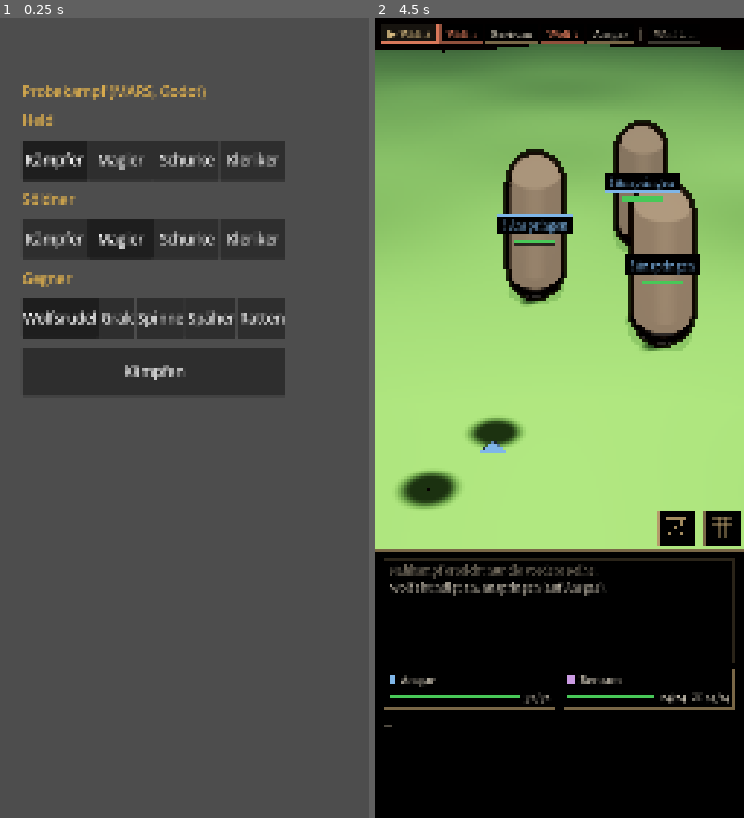
Above: before the commit, frames 1-2 (left to right).
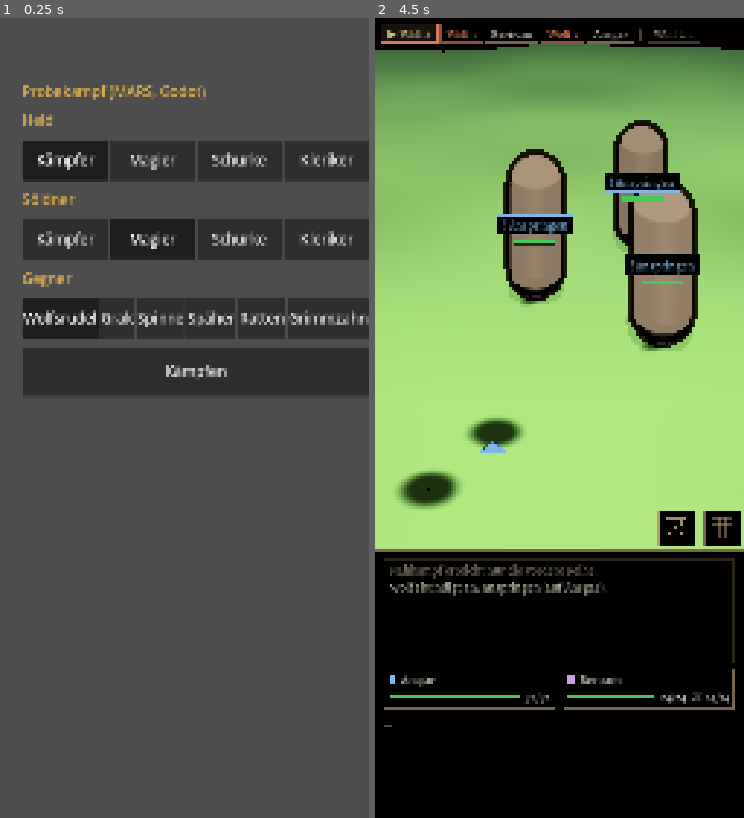
Above: after the commit, the same moments.

Repository: tramour-cmyk/androidapp_rpg_bornim
Game: Godot game, scene res://kampf/probe.tscn
The game is run twice, just before and just after one commit, with the same random seed, the same clock (stepped at 60 frames per second) and the same inputs.
Inputs:
- Up to frame 1 (0.25 s): no input
- Up to frame 2 (4.5 s): click "Wolfsrudel" at 0.5 s; click "Grak" at 1.25 s; click "Spinne" at 2 s; click "Späher" at 2.75 s; click "Ratten" at 3.5 s; click "Kämpfen" at 4.25 s

The runs differ from the first frame. In frame 1, 6.2% of the frame differs, in the area x 7-100%, y 15-48%; in frame 2, nothing differs.

Commit message:
348.7: Grimmzahn (dire_wolf) Runden 1–4 aus wolf.py (ART=dire_wolf)
Felle schwarz und schimmer wie WolfArt ALPHA/SHIMMER_ALPHA, 1,3-fach als Knotenmaßstab im Modell (1,45 wie alt stand
im Kampfort mannshoch, Prüfer Runde 2), drei Krallennarben und tief zerrissenes Ohr auf der Seite zur Kamera, kleines
rotes Auge; Helligkeit schwarz 2,0 (1,26: Rumpf 11 gegen alt 52; 2,6: 53, heller als die Wache).
Probekampf „Grimmzahn“: allein vorn, zwei Wölfe der Leibwache hinten (Regeln noch die des Wolfs, Name aus Monsters.kt);
figur.gd ART_GROESSE für Schatten, Kopf, Mitte; Probe GEGNER=GRIMM, GRIMMFELL=schimmer; Workflow baut dire_wolf.

Co-Authored-By: Claude Opus 5.5 <noreply@anthropic.com>
Claude-Session: https://claude.ai/code/session_01MPfexkgAvVDxqbgqfMTxdh

Diff:
--- a/godot/kampf/figur.gd
+++ b/godot/kampf/figur.gd
@@ -22,6 +22,10 @@
 static var ersatz_art := ""
 static func ersatz() -> String:
 	return OS.get_environment("ERSATZ") if OS.has_environment("ERSATZ") else ersatz_art
+## 348.7 Grimmzahn: im Probekampf „Grimmzahn“ trägt der Wolf „grimm“ dessen Modell (Regeln noch die des Wolfs)
+const GRIMM := "grimm"
+## Größe im Modell gegen den Wolf (Knotenmaßstab der .glb, wolf.py ART=dire_wolf): Schatten, Kopf, Mitte wachsen mit, das Modell nicht noch einmal
+const ART_GROESSE := {"dire_wolf": 1.3}
 const ALIAS := {"Biss": "Hauer", "Sprung": "Ansturm", "Lefzen": "Schnauben", "Heulen": "Drohen"}
 # Chef 25.10., 08:57 (2): halb seitlich (−35°) sah er aus, als wolle er weglaufen; jetzt fast zum Gegner
 const WOLF_TURN := -12.0
@@ -47,7 +51,7 @@
 	kampfort = k
 	model = _load_model()
 	add_child(model)
-	model.scale = Vector3.ONE * _scale()
+	model.scale = Vector3.ONE * _scale() / ART_GROESSE.get(art(), 1.0)
 	if fighter.monster == null:
 		_arm()
 	else:
@@ -147,13 +151,22 @@
 func _scale() -> float:
 	if fighter.monster == null:
 		return 0.01     # held.glb der Probe ist in Zentimetern; Meter liefert Tom mit 348.6 (Modellregel 1)
-	return kampfort.foe_scale(fighter)
+	return kampfort.foe_scale(fighter) * ART_GROESSE.get(art(), 1.0)
+
+
+## Welches Tier diese Figur zeigt: Grimmzahn, sonst der Ersatz der Probe („“ = Wolf)
+func art() -> String:
+	if fighter.monster != null and fighter.id == GRIMM:
+		return "dire_wolf"
+	return ersatz()
 
 
 func _model_path() -> String:
 	if fighter.monster == null:
 		return "res://kampf/daten/held.bin"
 	if fighter.monster.id == Mars.WOLF:
+		if art() == "dire_wolf":     # GRIMMFELL=schimmer: die seltene Schimmervariante
+			return "res://kampf/daten/dire_wolf-%s.bin" % (OS.get_environment("GRIMMFELL") if OS.has_environment("GRIMMFELL") else "schwarz")
 		var n: int = maxi(fighter.nr, 1) - 1
 		var art := ersatz()
 		if ERSATZ_FELLE.has(art):
--- a/godot/kampf/probe.gd
+++ b/godot/kampf/probe.gd
@@ -9,7 +9,7 @@
 const Figur = preload("res://kampf/figur.gd")
 const CLASSES := ["FIGHTER", "WIZARD", "ROGUE", "CLERIC"]
 const NAMES := {"FIGHTER": "Kämpfer", "WIZARD": "Magier", "ROGUE": "Schurke", "CLERIC": "Kleriker"}
-const FOES := {"WOLVES": "Wolfsrudel", "GRAK": "Grak", "SPIDER": "Spinne", "SCOUT": "Späher", "RATS": "Ratten"}
+const FOES := {"WOLVES": "Wolfsrudel", "GRAK": "Grak", "SPIDER": "Spinne", "SCOUT": "Späher", "RATS": "Ratten", "GRIMM": "Grimmzahn"}
 
 var tables: Dictionary
 var hero_cls := "FIGHTER"
@@ -51,7 +51,7 @@
 	hero_cls = "CLERIC"
 	still_name = "Mira"
 	merc_cls = "FIGHTER"
-	foe = "WOLVES"
+	foe = OS.get_environment("GEGNER") if OS.has_environment("GEGNER") else "WOLVES"     # GEGNER=GRIMM, RATS …
 	_start.call_deferred(7)
 	await get_tree().create_timer(2.5).timeout
 	# wie im alten Bild: der Held ist dran, die Knöpfe stehen (höchstens 10 s warten)
@@ -248,6 +248,9 @@
 		"SCOUT": [["gob1", Mars.CALLED, Vector2i(0, 0)], ["scout", Mars.SCOUT, Vector2i(1, 0)]],
 		# 348.9: drei Riesenratten im Aussehen, Regeln noch die des Wolfs (Ratte in MARS fehlt noch)
 		"RATS": [["wolf1", Mars.WOLF, Vector2i(0, 0)], ["wolf2", Mars.WOLF, Vector2i(0, 1)], ["wolf3", Mars.WOLF, Vector2i(1, 0)]],
+		# 348.7: Grimmzahn allein vorn, zwei Wölfe seiner Leibwache (Packs.kt guard) hinten an den Seiten; im Aussehen, Regeln
+		# noch die des Wolfs (vorn rechts stand ihm der hintere Wolf auf dem Rücken, hinten verschwand er hinter der Wache: Prüfer Runden 2, 3)
+		"GRIMM": [[Figur.GRIMM, Mars.WOLF, Vector2i(0, 0)], ["wolf1", Mars.WOLF, Vector2i(1, 0)], ["wolf2", Mars.WOLF, Vector2i(1, 1)]],
 	}[foe]
 	Figur.ersatz_art = "giant_rat" if foe == "RATS" else ""
 	if still_name != "":
@@ -255,6 +258,10 @@
 		party[0].hero.name = still_name
 	for e in lineup:
 		var m: Dictionary = monsters[e[1]]
+		if e[0] == Figur.GRIMM:     # Name aus den Regeln (Monsters.kt dire_wolf)
+			m = m.duplicate()
+			m.de = "Grimmzahn, der Leitwolf"
+			m.en = "Grimfang the Alpha"
 		foes.append(Mars.monster_fighter(e[0], e[2], m, dice.roll_expr(m.hp)))
 	visible = false
 	fight = Kampfort.new()
@@ -265,5 +272,8 @@
 		fight.free()
 		fight = null
 		return
+	if foe == "GRIMM":     # Grimmzahn ohne Nummer, die Wölfe 1 und 2 (die Regeln zählen nach Art)
+		for i in foes.size():
+			foes[i].nr = i
 	fight.again_fn = _start
 	get_tree().root.add_child.call_deferred(fight)
--- a/godot/tests/kampfort_lauf.gd
+++ b/godot/tests/kampfort_lauf.gd
@@ -16,7 +16,7 @@
 func _all() -> void:
 	var failed := 0
 	var n := 0
-	for foe in ["WOLVES", "GRAK", "SPIDER", "SCOUT", "RATS"]:
+	for foe in ["WOLVES", "GRAK", "SPIDER", "SCOUT", "RATS", "GRIMM"]:
 		for i in CLASSES.size():
 			var hero: String = CLASSES[i]
 			var merc: String = CLASSES[(i + 1) % CLASSES.size()]
Not shown, changed: .github/workflows/godot-kampf.yml
Not shown, changed: tools/blender348/wolf.py
